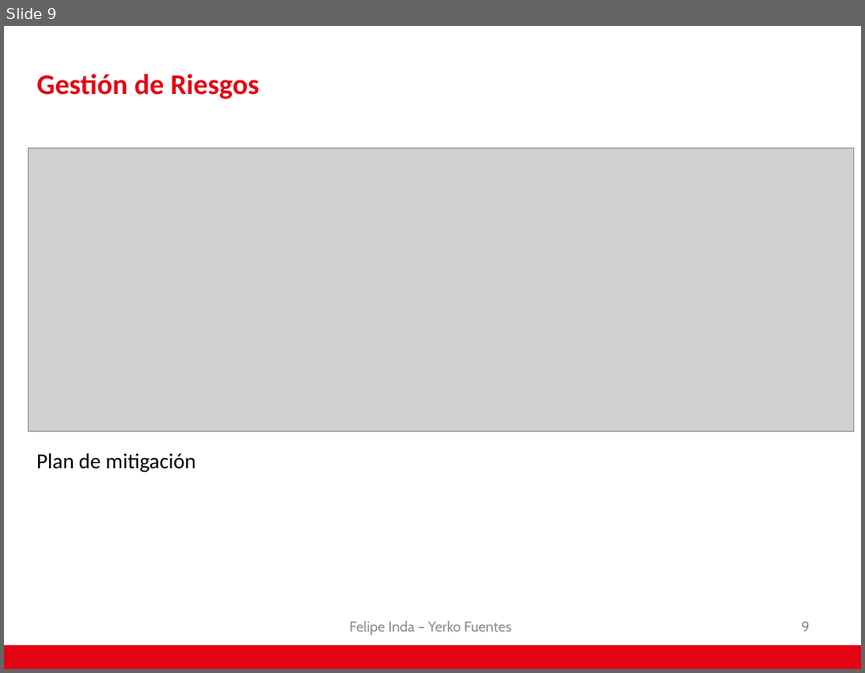
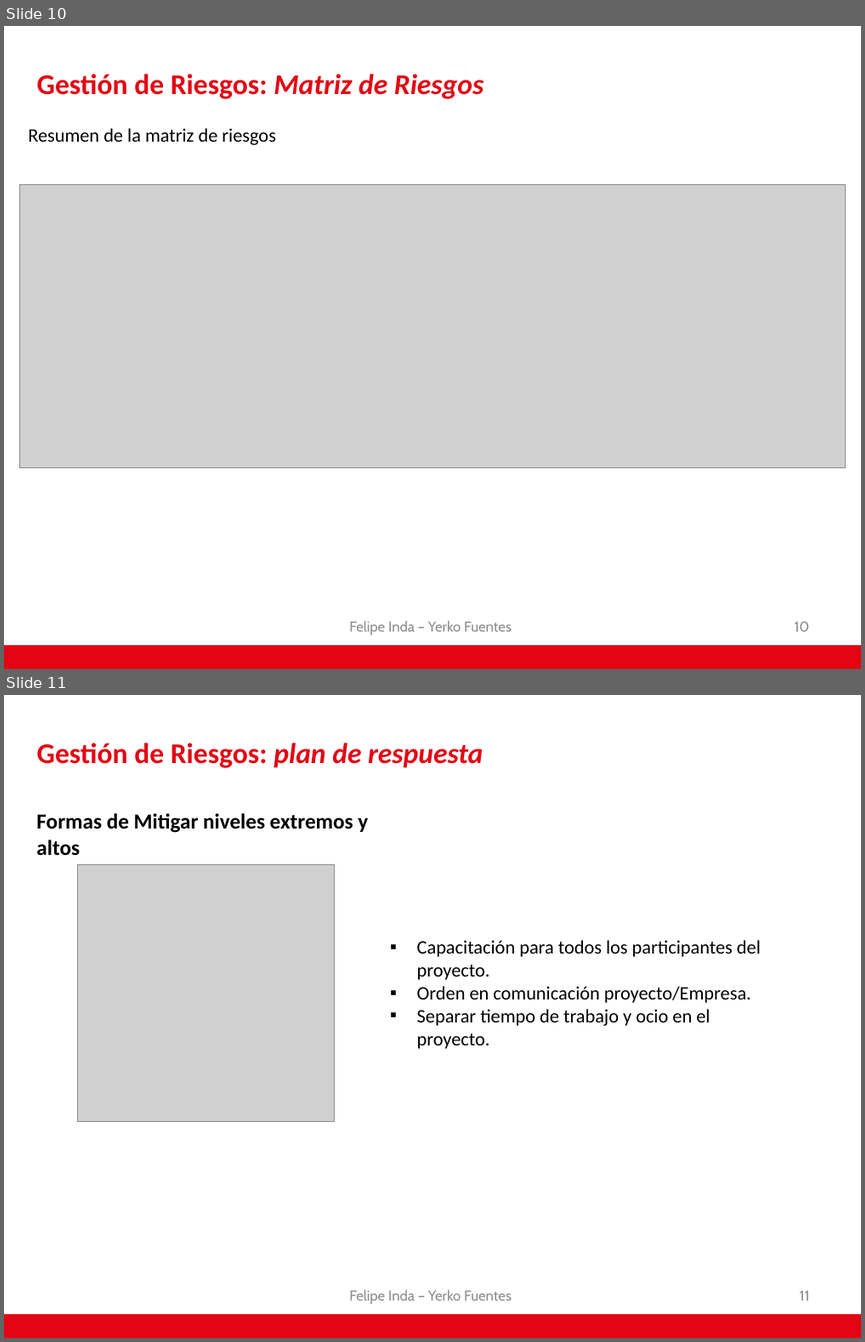
Before and after one commit to AdNNNN/inacap.2019, a slide deck: trabajos.inacap.2019/Preparacion y evaluacion de proyecto (PEP)/Visión artificial para el control vehicular .pptx. Shown one above the other, each under a label of ours: slide 9 before the commit, slides 10 and 11 after it. The pictures are 865x673 and 865x1342 pixels, drawn with LibreOffice and Linux fonts; fonts in the diff are those of the drawing; grey boxes stand for pictures; background and template pictures are left out. Boxes give left, top, right and bottom in pixels: in the first picture for what was removed or moved away, otherwise in the second. Text is boxed around its words. In the diff, an @@ line names an element or a change of style, - is before the commit and + after.

```diff
--- a/trabajos.inacap.2019/Preparacion y evaluacion de proyecto (PEP)/Visión artificial para el control vehicular .pptx
+++ b/trabajos.inacap.2019/Preparacion y evaluacion de proyecto (PEP)/Visión artificial para el control vehicular .pptx
@@ slide 11 added at [4,695,861,1338], background #FFFFFF; not listed: 1 template element that a slide beside it also shows @@
@@ title added at [37,743,483,768], 24 pt, text #E30513, bold @@
+Gestión de Riesgos: plan de respuesta
@@ text added at [36,813,368,856], 18 pt, text #000000, bold @@
+Formas de Mitigar niveles extremos y altos
@@ picture added at [78,864,335,1121] @@
@@ text added at [417,940,760,1049], 16 pt, text #000000 @@
+▪ Capacitación para todos los participantes del proyecto.
+▪ Orden en comunicación proyecto/Empresa.
+▪ Separar tiempo de trabajo y ocio en el proyecto.
@@ text added at [349,1289,511,1304], 12 pt, text #8C8C8C @@
+Felipe Inda – Yerko Fuentes
@@ page number added at [800,1290,810,1300], 12 pt, text #8C8C8C @@
+11
@@ what was slide 9 is now slide 10 @@
@@ slide 10 changed as well @@
@@ title at [37,74,484,99]: text changed @@
-Gestión de Riesgos
+Gestión de Riesgos: Matriz de Riesgos
@@ text added at [28,128,276,145], 16 pt, text #000000 @@
+Resumen de la matriz de riesgos
@@ picture: place and size @@
-picture at [28,148,853,431]
+picture at [19,184,845,468]
@@ text removed at [36,453,196,472] @@
-Plan de mitigación
@@ page number at [794,621,810,631]: text changed @@
-9
+10
```
Also in this commit, not shown: 12 other slides changed, 1 other slide added.
